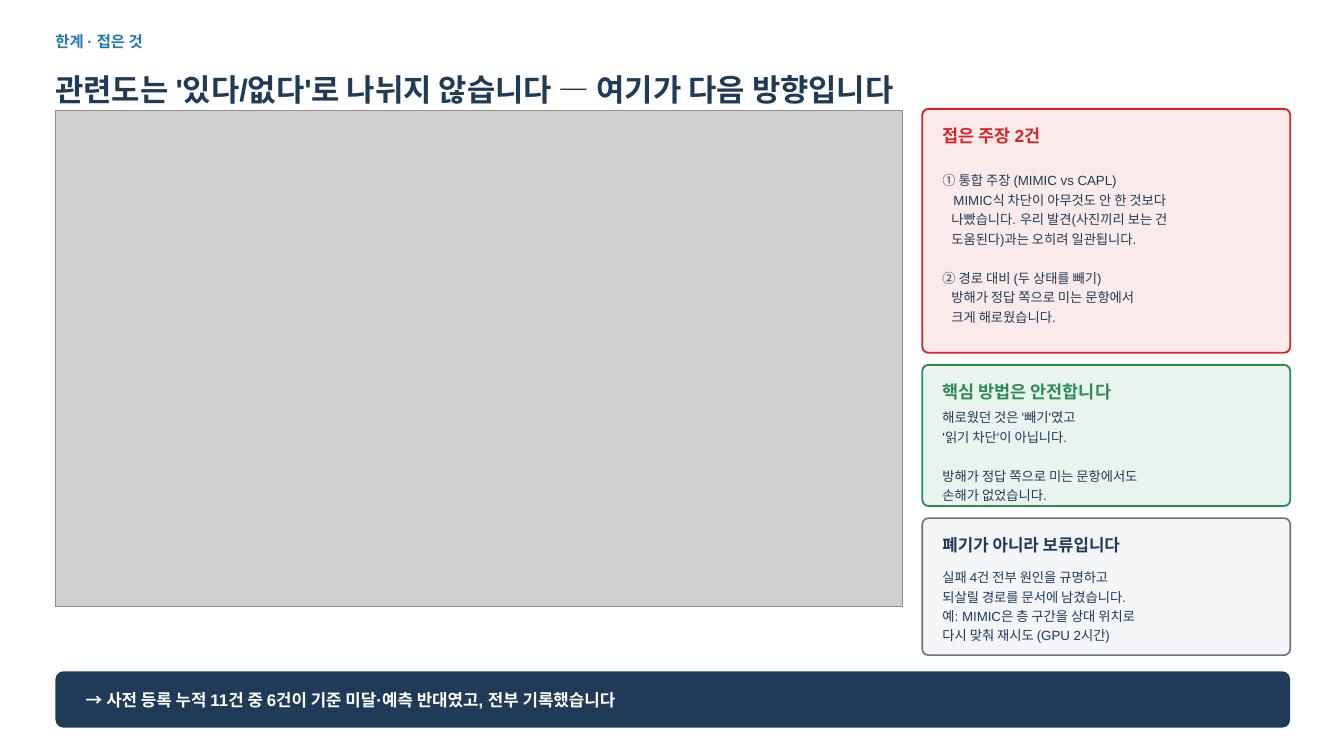
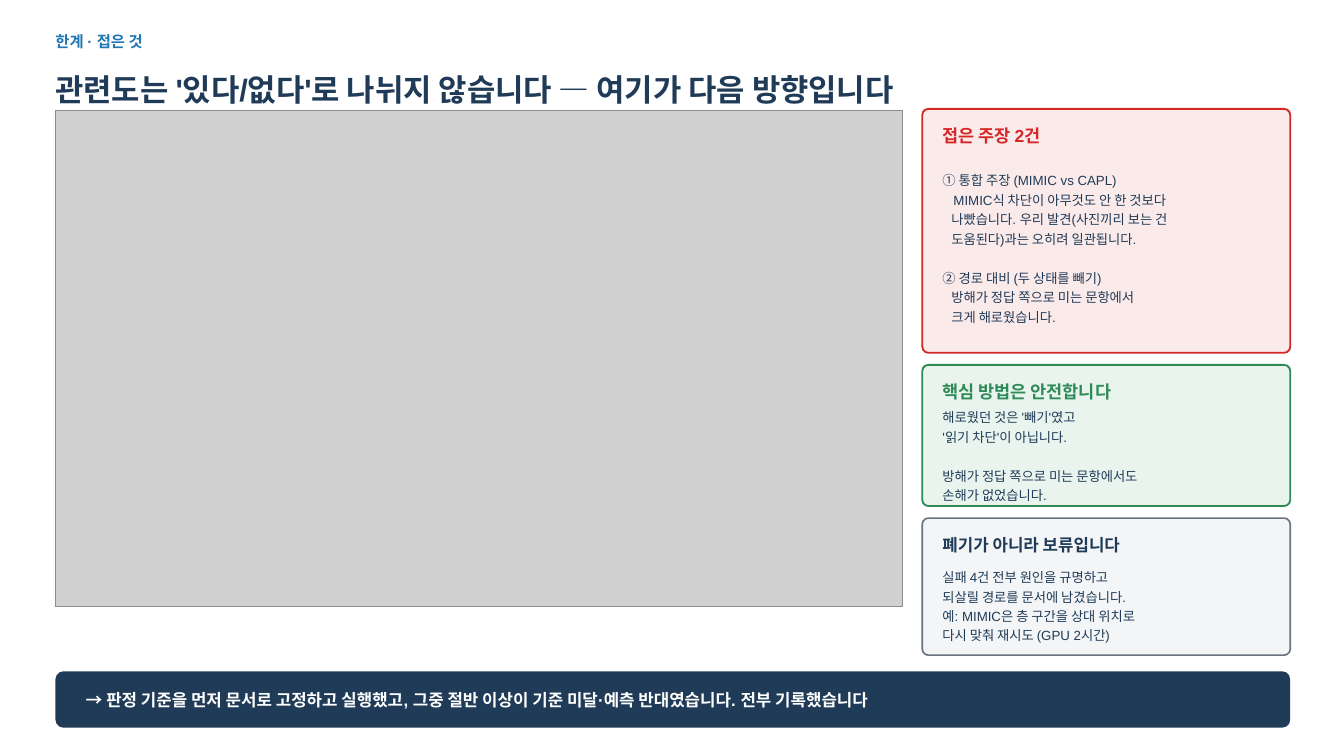
Before and after one commit to hsmai/Source-Depth, a slide deck: slide 6 of meeting/SourceDepth_8.26_v10.pptx. Drawn at 1344x756 pixels with LibreOffice and Linux fonts; fonts in the diff are those of the drawing; grey boxes stand for pictures. Boxes give left, top, right and bottom in pixels: in the first picture for what was removed or moved away, otherwise in the second. Text is boxed around its words. In the diff, an @@ line names an element or a change of style, - is before the commit and + after.

```diff
--- a/meeting/SourceDepth_8.26_v10.pptx
+++ b/meeting/SourceDepth_8.26_v10.pptx
@@ text at (x1=106, y1=692, x2=868, y2=709): text changed @@
-→ 사전 등록 누적 11건 중 6건이 기준 미달·예측 반대였고, 전부 기록했습니다
+→ 판정 기준을 먼저 문서로 고정하고 실행했고, 그중 절반 이상이 기준 미달·예측 반대였습니다. 전부 기록했습니다
```
Also in this commit, not shown: 3 other slides changed, 7 other files.
